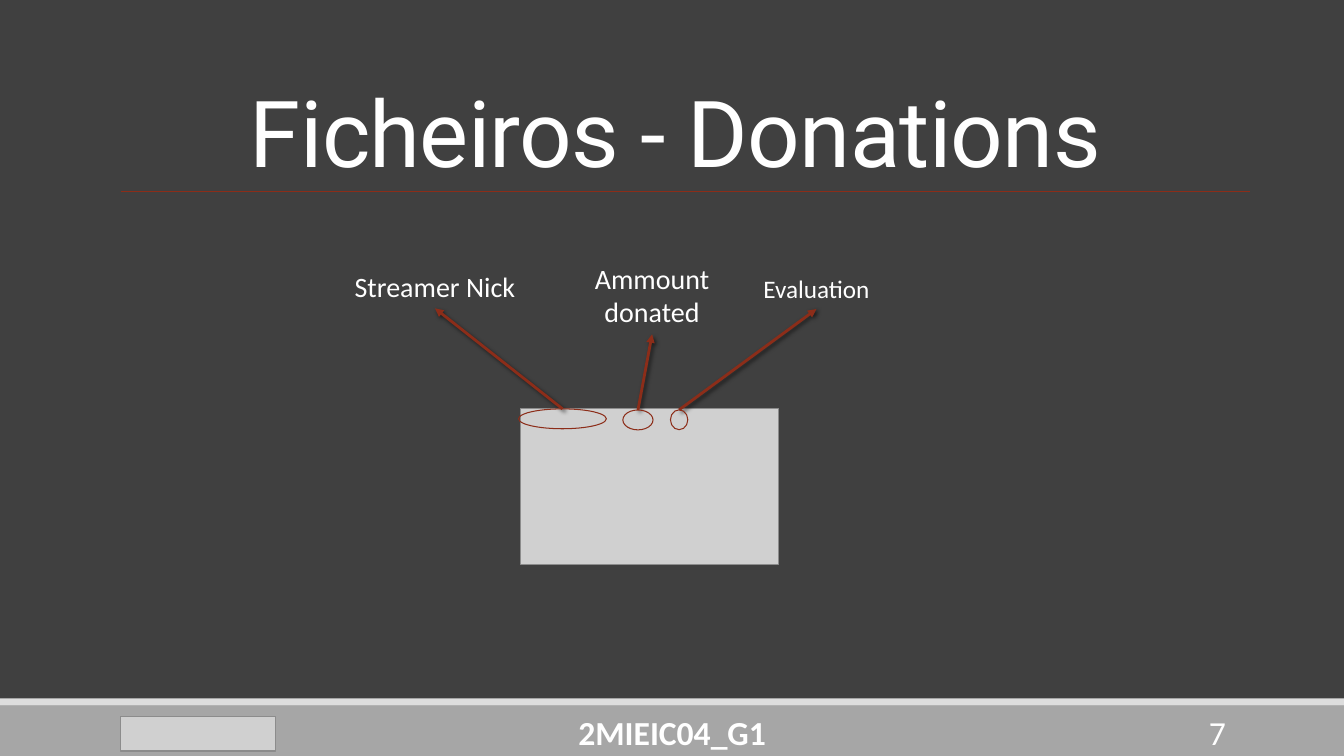
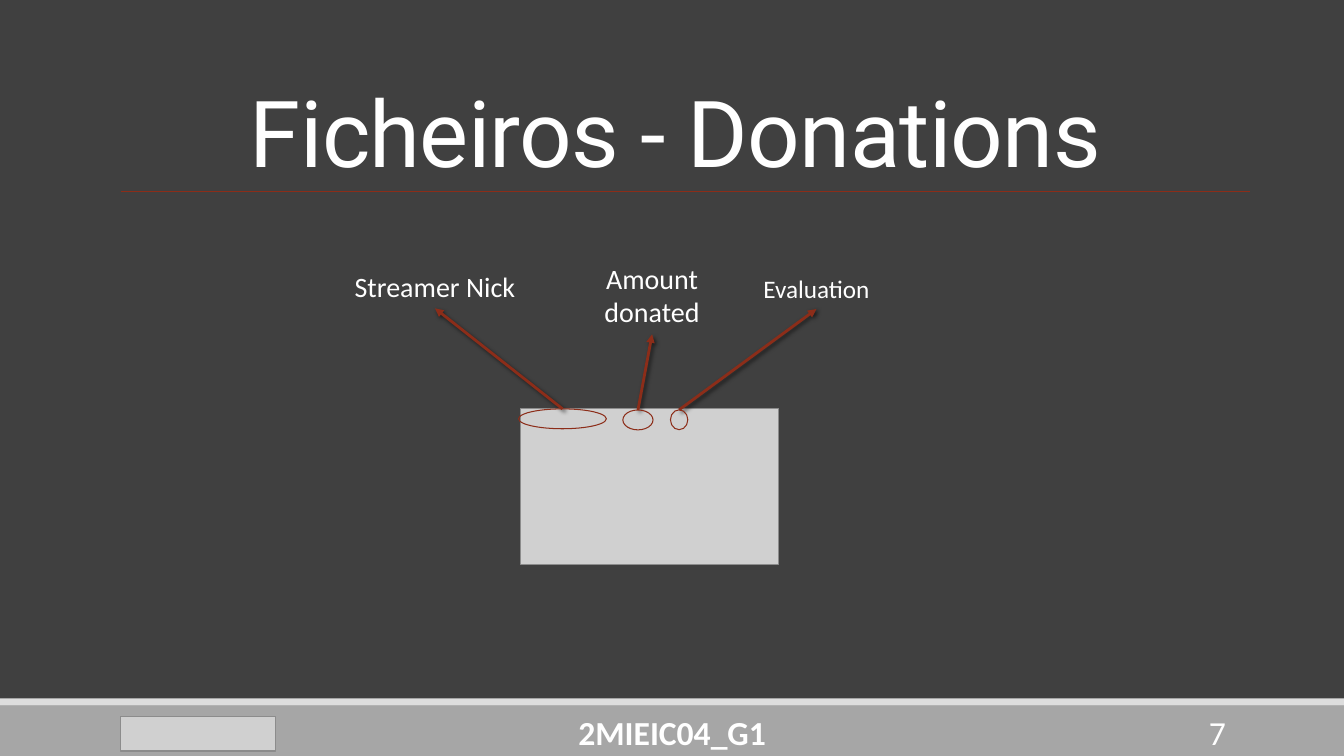
Before and after one commit to DoStini/FEUP-AEDA-proj, a slide deck: slide 7 of StreamZ__P2.pptx. Drawn at 1344x756 pixels with LibreOffice and Linux fonts; fonts in the diff are those of the drawing; grey boxes stand for pictures. Boxes give left, top, right and bottom in pixels: in the first picture for what was removed or moved away, otherwise in the second. Text is boxed around its words. In the diff, an @@ line names an element or a change of style, - is before the commit and + after.

```diff
--- a/StreamZ__P2.pptx
+++ b/StreamZ__P2.pptx
@@ text at (604,271,699,322): text changed @@
-Ammount donated
+Amount donated
```
Also in this commit, not shown: 11 other files.
